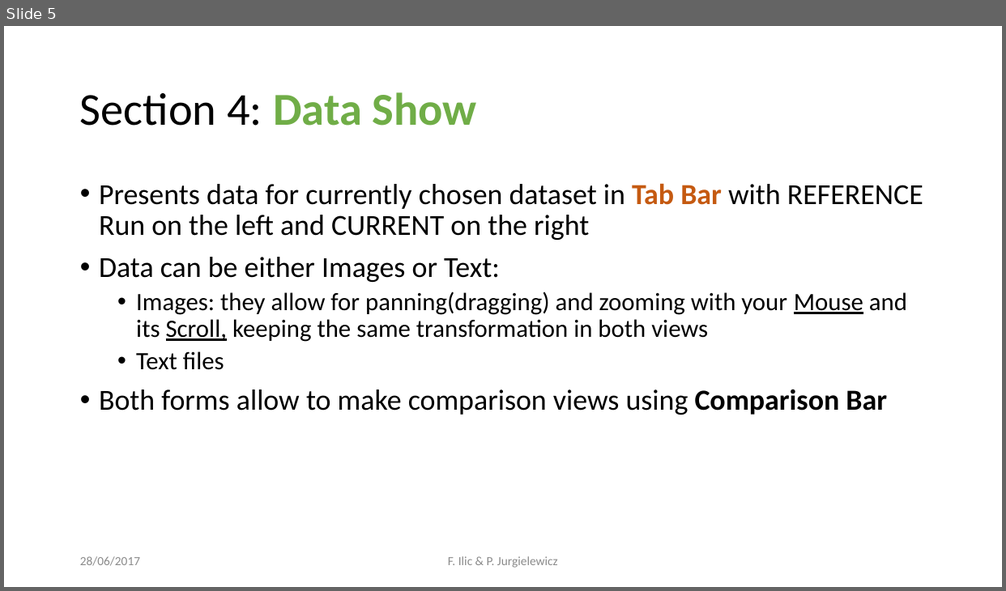
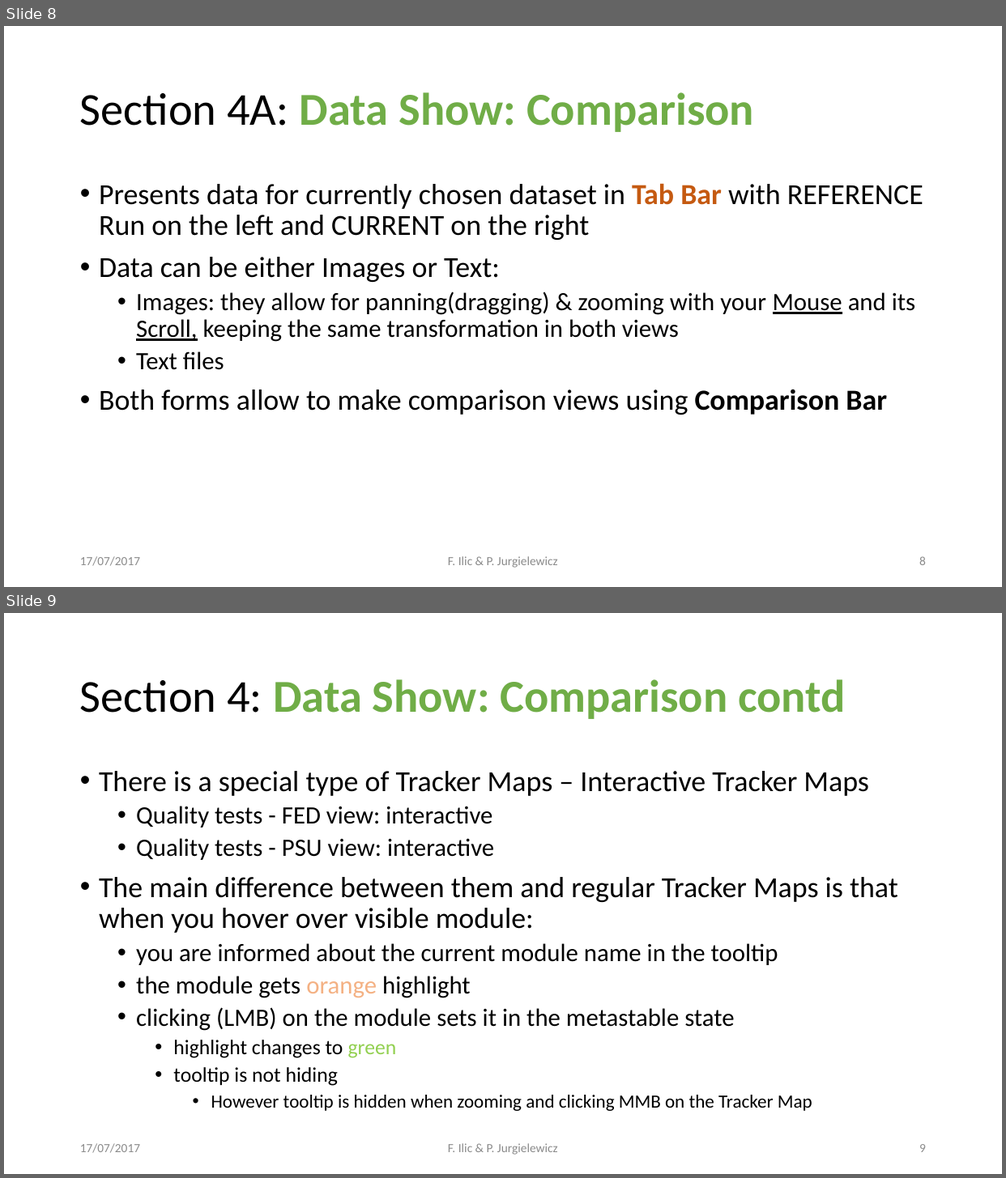
Before and after one commit to sroychow/cmsTrackerMaps, a slide deck: doc/tkmap_manual.pptx. Shown one above the other, each under a label of ours: slide 5 before the commit, slides 8 and 9 after it. The pictures are 1006x591 and 1006x1178 pixels, drawn with LibreOffice and Linux fonts; fonts in the diff are those of the drawing. Boxes give left, top, right and bottom in pixels: in the first picture for what was removed or moved away, otherwise in the second. Text is boxed around its words. In the diff, an @@ line names an element or a change of style, - is before the commit and + after.

```diff
--- a/doc/tkmap_manual.pptx
+++ b/doc/tkmap_manual.pptx
@@ slide 9 added at [4,613,1002,1174], background #FFFFFF @@
@@ title added at [80,679,846,719], 44 pt, text #70AD47, bold @@
+Section 4: Data Show: Comparison contd
@@ text added at [99,771,898,1111], 24 pt, text #000000 @@
+• There is a special type of Tracker Maps – Interactive Tracker Maps
+  • Quality tests - FED view: interactive
+  • Quality tests - PSU view: interactive
+• The main difference between them and regular Tracker Maps is that when you hover over visible module:
+  • you are informed about the current module name in the tooltip
+  • the module gets orange highlight
+  • clicking (LMB) on the module sets it in the metastable state
+    • highlight changes to green
+    • tooltip is not hiding
+      • However tooltip is hidden when zooming and clicking MMB on the Tracker Map
@@ text added at [80,1144,140,1153], 12 pt, text #8C8C8C @@
+17/07/2017
@@ text added at [448,1144,558,1155], 12 pt, text #8C8C8C @@
+F. Ilic & P. Jurgielewicz
@@ page number added at [919,1144,926,1152], 12 pt, text #8C8C8C @@
+9
@@ what was slide 5 is now slide 8 @@
@@ slide 8 changed as well @@
@@ title at [80,92,754,132]: text changed; text colour #000000 to #70AD47; bold on @@
-Section 4: Data Show
+Section 4A: Data Show: Comparison
@@ text at [136,292,915,342]: text changed @@
-  • Images: they allow for panning(dragging) and zooming with your Mouse and its Scroll, keeping the same transformation in both views
+  • Images: they allow for panning(dragging) & zooming with your Mouse and its Scroll, keeping the same transformation in both views
@@ text at [80,557,140,566]: text changed @@
-28/06/2017
+17/07/2017
@@ page number added at [919,557,926,565], 12 pt, text #8C8C8C @@
+8
```
Also in this commit, not shown: 6 other slides changed, 5 other slides added, 7 other files.
